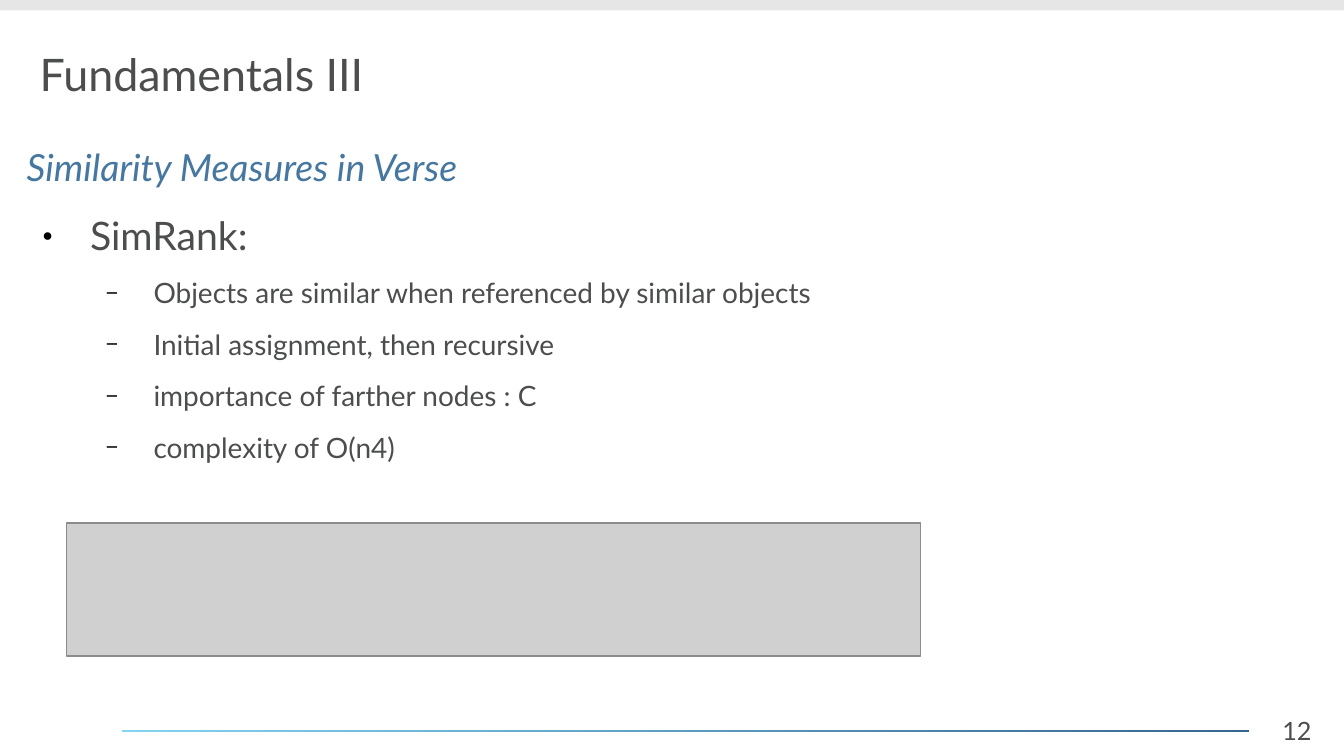
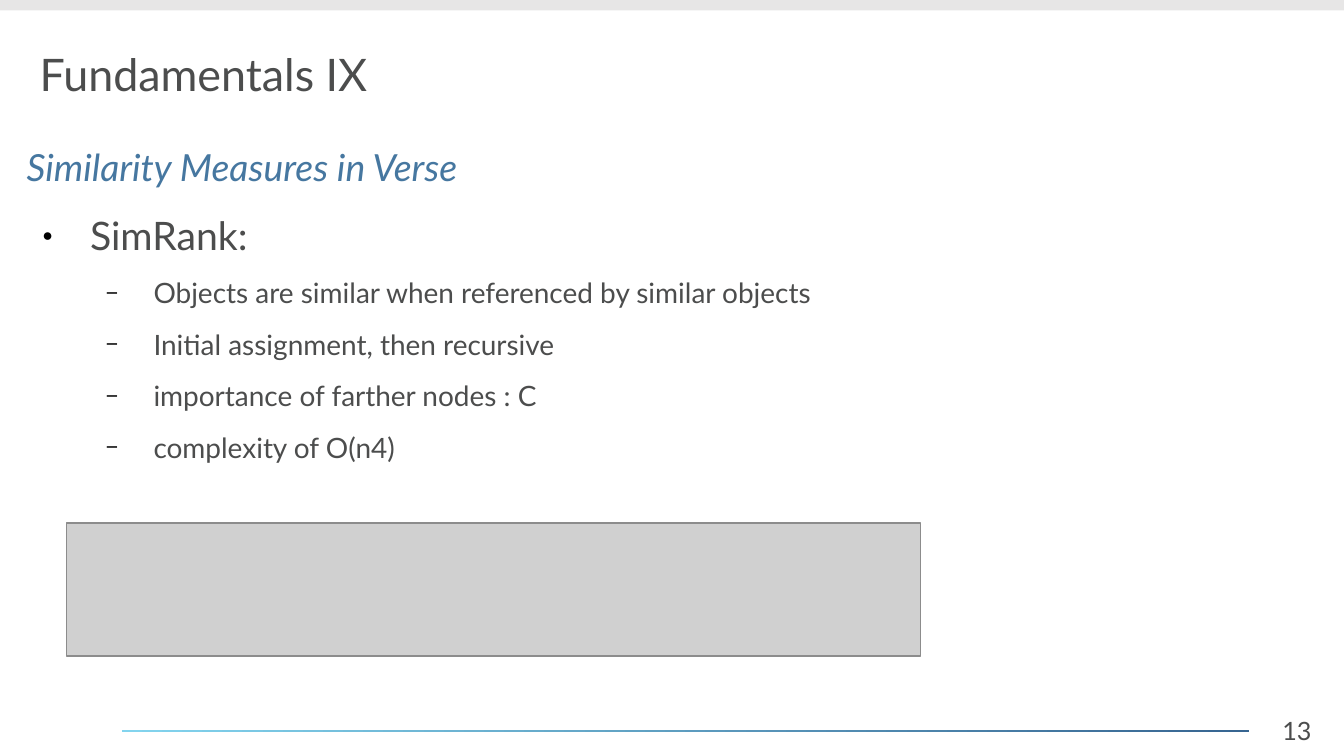
Before and after one commit to daelmo/DB2GraphGenerator, a slide deck: slide 13 of presentation/Analyse_eines_Forschungsthemas.odp (slide 12 before the commit). Drawn at 1344x756 pixels with LibreOffice and Linux fonts; fonts in the diff are those of the drawing; grey boxes stand for pictures; background and template pictures are left out. Boxes give left, top, right and bottom in pixels: in the first picture for what was removed or moved away, otherwise in the second. Text is boxed around its words. In the diff, an @@ line names an element or a change of style, - is before the commit and + after.

```diff
--- a/presentation/Analyse_eines_Forschungsthemas.odp
+++ b/presentation/Analyse_eines_Forschungsthemas.odp
@@ title at bbox=[40, 58, 368, 92]: text changed @@
-Fundamentals III
+Fundamentals IX
@@ page number at bbox=[1282, 721, 1311, 740]: text changed @@
-12
+13
```
Also in this commit, not shown: 27 other slides changed, 3 slides added, 1 slide removed, 1 other file.
